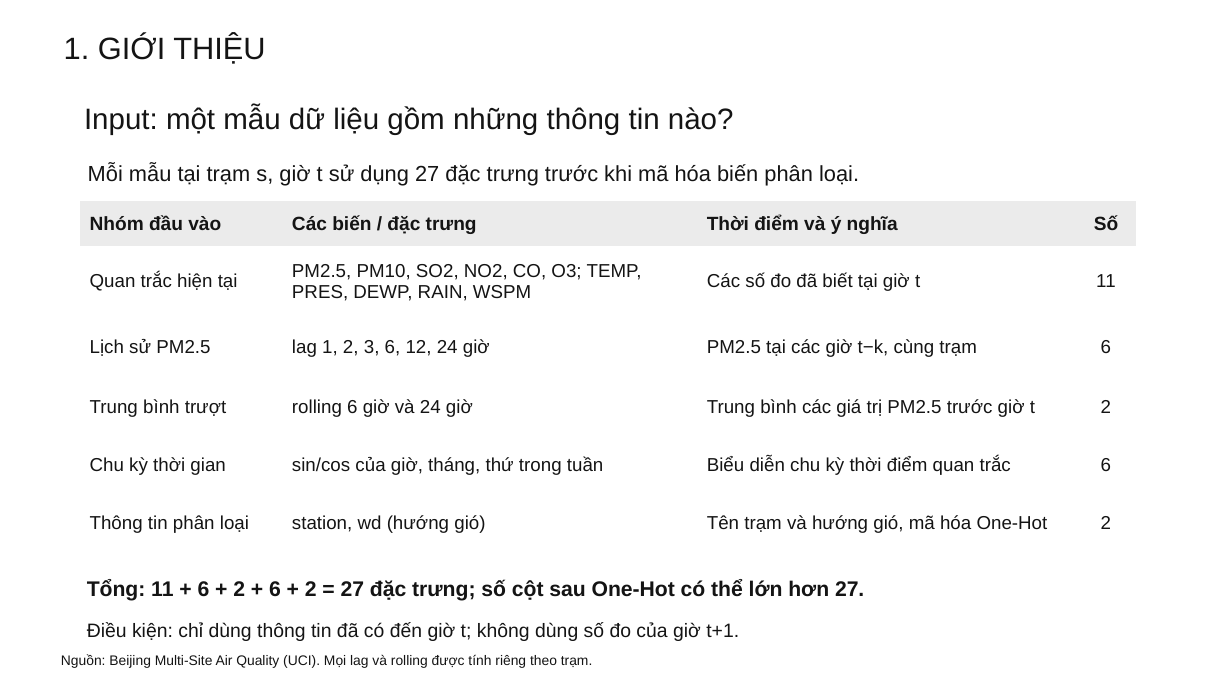
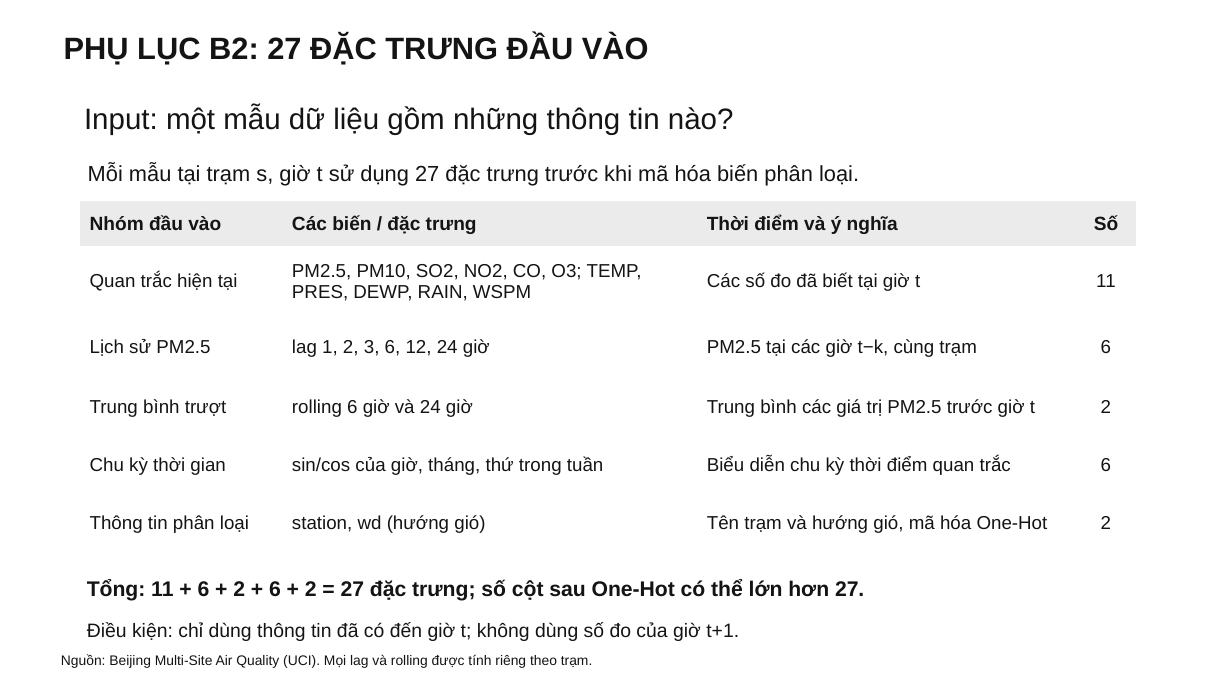
Before and after one commit to bjruly/sgu_finalproject_machinelearning_2026-2027, a slide deck: slide 25 of docs/Nhom10__Slide.pptx (slide 5 before the commit). Drawn at 1232x693 pixels with LibreOffice and Linux fonts; fonts in the diff are those of the drawing. Boxes give left, top, right and bottom in pixels: in the first picture for what was removed or moved away, otherwise in the second. Text is boxed around its words. In the diff, an @@ line names an element or a change of style, - is before the commit and + after.

```diff
--- a/docs/Nhom10__Slide.pptx
+++ b/docs/Nhom10__Slide.pptx
@@ text at [64,35,649,65]: text changed; bold on @@
-1. GIỚI THIỆU
+PHỤ LỤC B2: 27 ĐẶC TRƯNG ĐẦU VÀO
```
Also in this commit, not shown: 10 other slides changed, 20 slides added, 15 slides removed.
